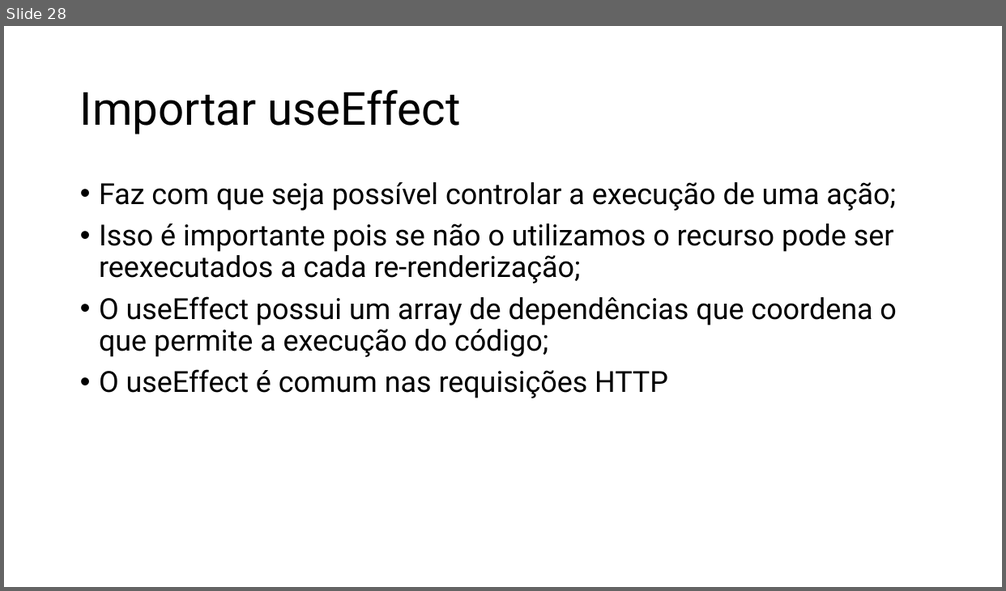
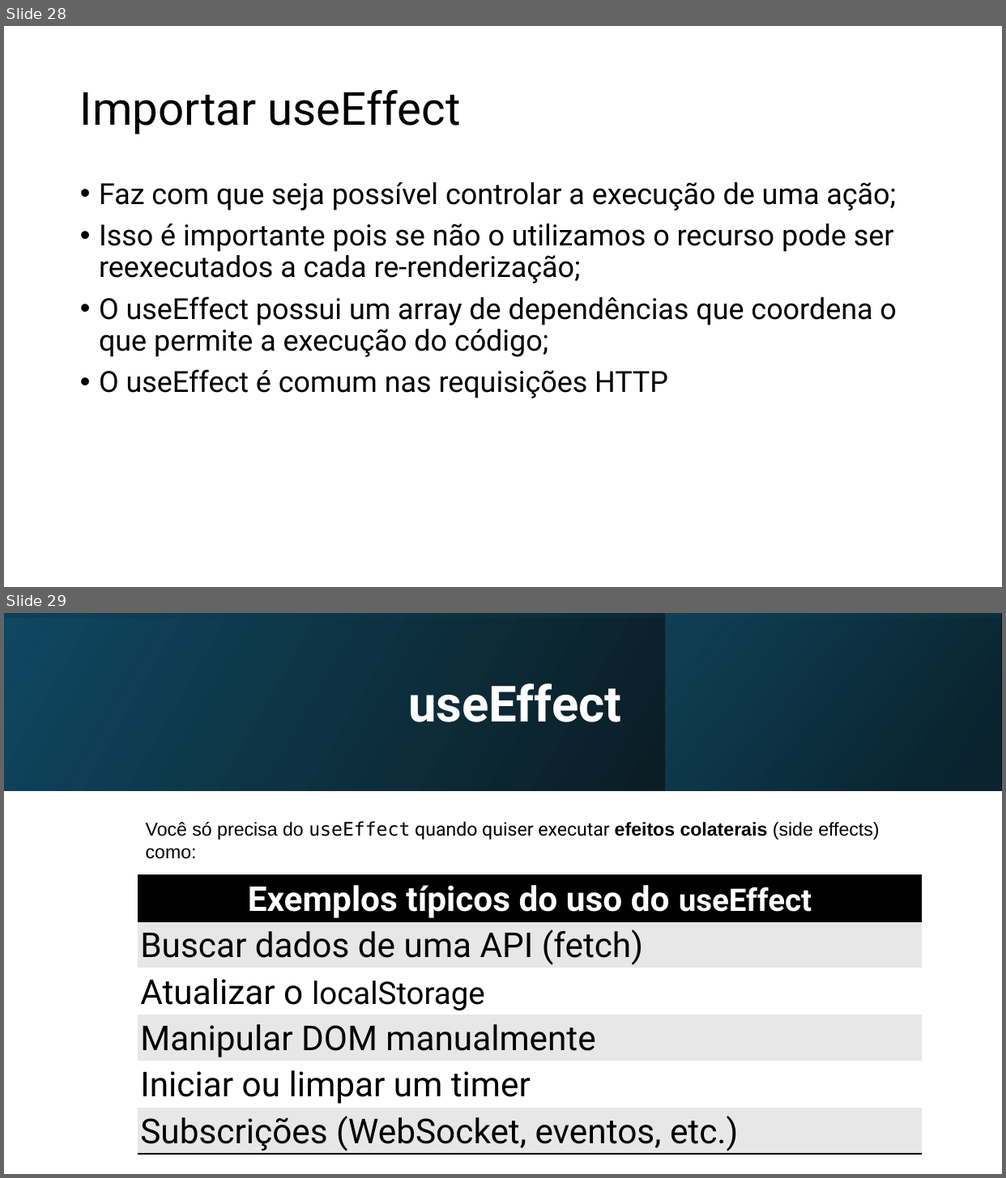
Before and after one commit to RogerSobral/h_codar_react, a slide deck: React.pptx. Shown one above the other, each under a label of ours: slide 28 before the commit, slides 28 and 29 after it. The pictures are 1006x591 and 1006x1178 pixels, drawn with LibreOffice and Linux fonts; fonts in the diff are those of the drawing. Boxes give left, top, right and bottom in pixels: in the first picture for what was removed or moved away, otherwise in the second. Text is boxed around its words. In the diff, an @@ line names an element or a change of style, - is before the commit and + after.

```diff
--- a/React.pptx
+++ b/React.pptx
@@ slide 29 added at bbox=[4, 613, 1002, 1174], background #FFFFFF @@
@@ rectangle added at bbox=[4, 613, 1002, 790], fill gradient #000000 to #104862 @@
@@ rectangle added at bbox=[4, 613, 1002, 790], fill gradient #104862 to #000000 @@
@@ rectangle added at bbox=[666, 613, 1001, 790], fill gradient #0B3041 to #156082 @@
@@ title added at bbox=[408, 683, 621, 722], 48 pt, text #FFFFFF, bold @@
+useEffect
@@ text added at bbox=[146, 821, 879, 859], 18 pt, text #000000 @@
+Você só precisa do useEffect quando quiser executar efeitos colaterais (side effects) como:
@@ table added at bbox=[138, 875, 922, 1155], 6 rows, 1 columns @@
+Exemplos típicos do uso do useEffect
+Buscar dados de uma API (fetch)
+Atualizar o localStorage
+Manipular DOM manualmente
+Iniciar ou limpar um timer
+Subscrições (WebSocket, eventos, etc.)
```
Also in this commit, not shown: 2 other slides added, 3 other files.
